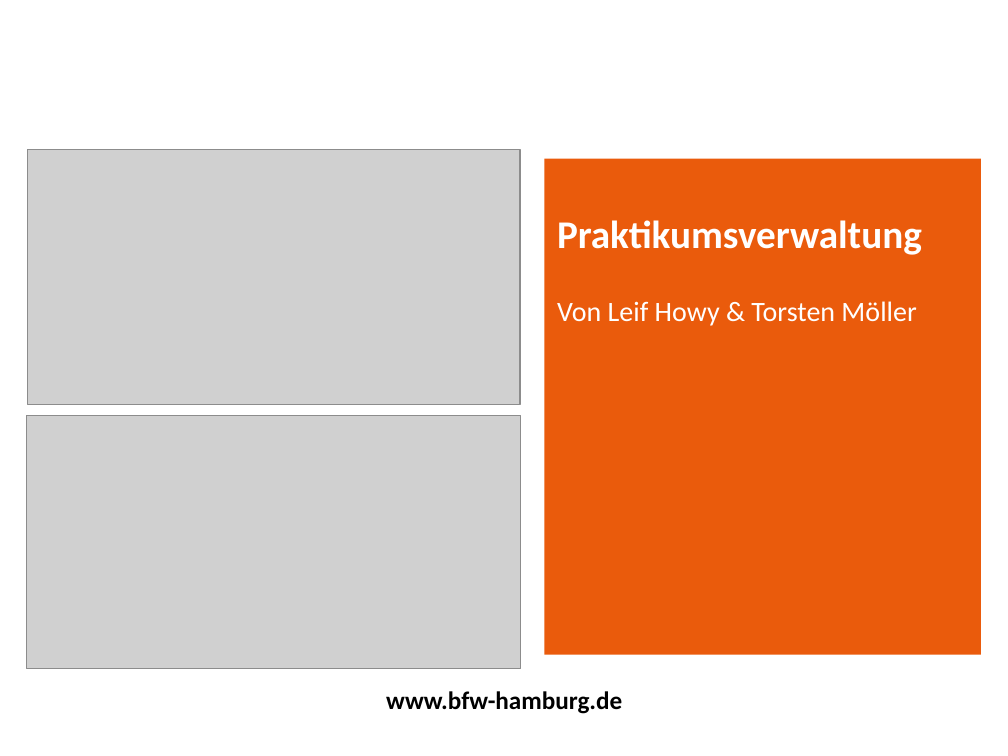
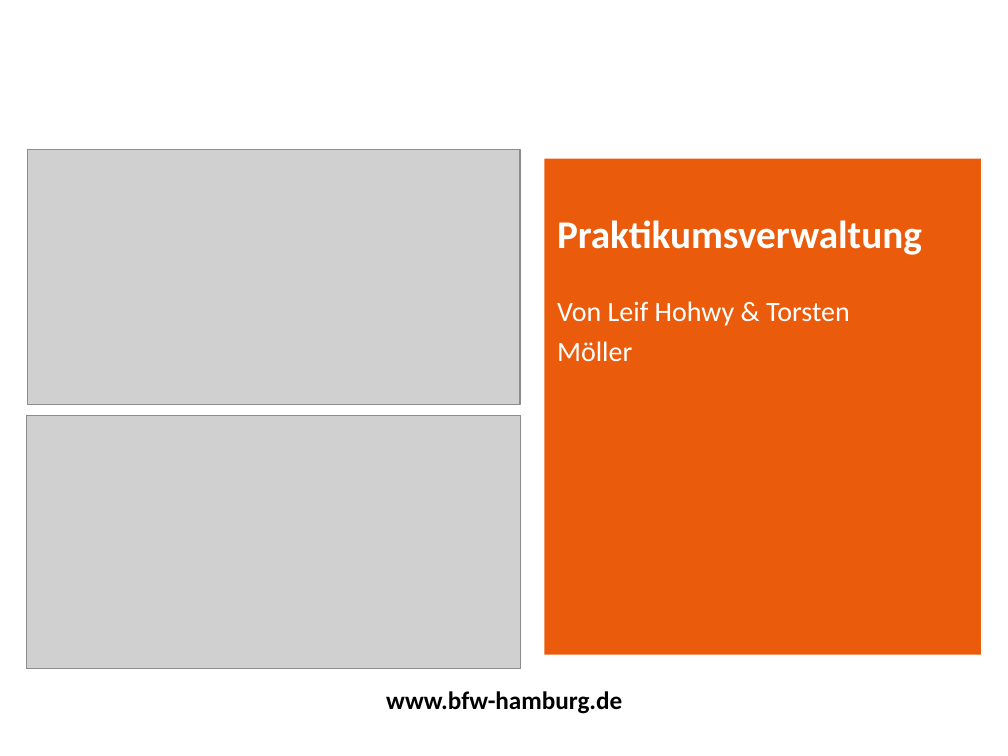
Before and after one commit to t-o-m-o/praktikumsverwaltung, a slide deck: slide 1 of documentation/Präsentation.pptx. Drawn at 1008x756 pixels with LibreOffice and Linux fonts; fonts in the diff are those of the drawing; grey boxes stand for pictures; background and template pictures are left out. Boxes give left, top, right and bottom in pixels: in the first picture for what was removed or moved away, otherwise in the second. Text is boxed around its words. In the diff, an @@ line names an element or a change of style, - is before the commit and + after.

```diff
--- a/documentation/Präsentation.pptx
+++ b/documentation/Präsentation.pptx
@@ text at (557,301,850,361): text changed @@
-Von Leif Howy & Torsten Möller
+Von Leif Hohwy & Torsten Möller
```
Also in this commit, not shown: 9 slides added, 11 other files.
